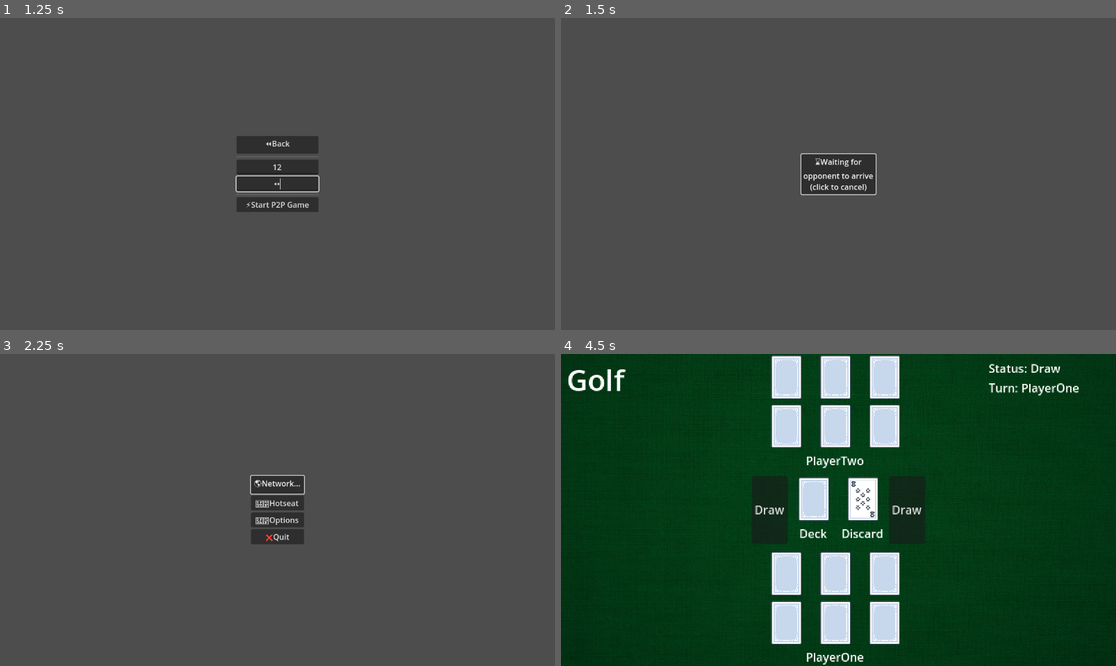
Above: before the commit, frames 1-4 (two rows, left to right).
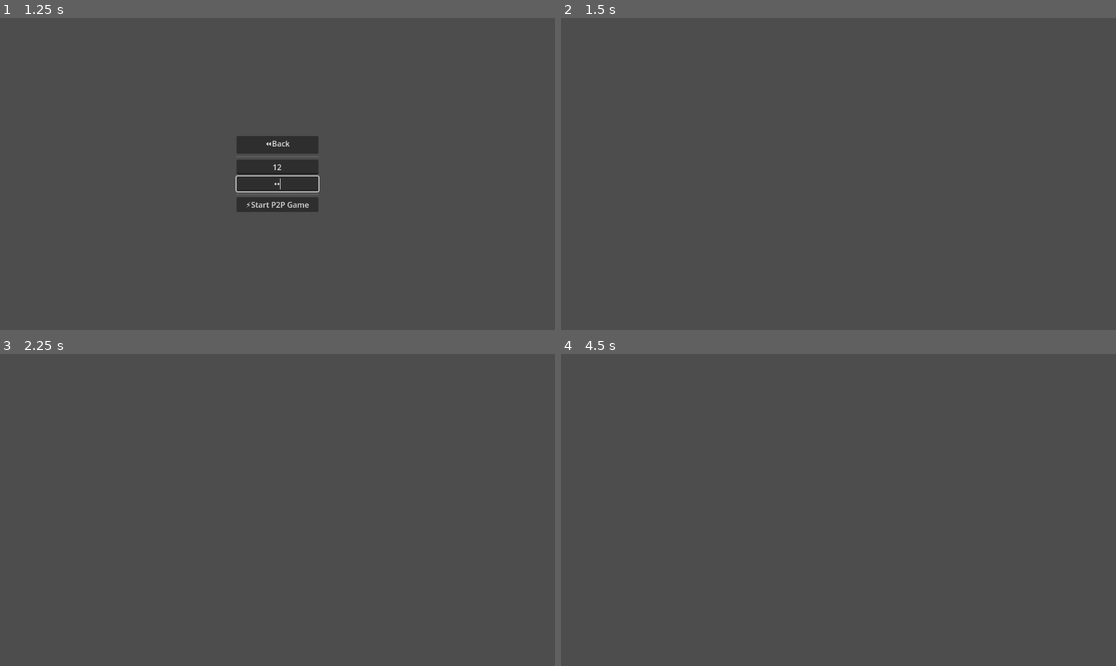
Above: after the commit, the same moments.

Repository: WonkyMic/golf_cards_godot
Game: Godot game, scene res://scenes/hosting_setup.tscn
Two runs of this game, one before a commit and one after it. Both use one fixed random seed, a clock stepped at 60 frames per second and the inputs below. This scene is started directly instead of the project's main scene.
Inputs (mouse positions are in pixels of both pictures, inside the frame that each line leads up to):
- Up to frame 1 (1.25 s): click (277, 167) at 0.52 s; type "12" at 0.6 s; click (277, 183) at 0.75 s; type "12" at 0.83 s
- Up to frame 2 (1.5 s): click "⚡Start P2P Game" at 1.25 s
- Up to frame 3 (2.25 s): click (277, 510) at 2 s, where only the run before the commit has a clickable "⌛Waiting for opponent to arri…"
- Up to frame 4 (4.5 s): click (838, 485) at 2.75 s, where only the run before the commit has a clickable "🌎Network..."; click (838, 466) at 3.5 s, where only the run before the commit has a clickable "🌎Network..."; click (838, 503) at 4.25 s, where only the run before the commit has a clickable "🖥️Hotseat"

Frame 1 is identical in both runs. In frame 2, 1.7% of the frame differs, in the area x 43-57%, y 43-57%; in frame 3, 1.8%; in frame 4, 100%, in the area x 0-100%, y 0-100%.

Commit message:
clean up hosting setup

Diff:
--- a/scenes/hosting_setup.gd
+++ b/scenes/hosting_setup.gd
@@ -10,7 +10,7 @@
 var back_button: Button
 var port_line: LineEdit
 var password_line: LineEdit
-var join_button: Button
+var host_button: Button
 
 
 # Called when the node enters the scene tree for the first time.
@@ -20,7 +20,7 @@
 	back_button = $GridContainer/BackButton
 	port_line = $GridContainer/PortLine
 	password_line = $GridContainer/PasswordLine
-	join_button = $GridContainer/JoinButton
+	host_button = $GridContainer/HostButton
 
 	# You can save bandwith by disabling server relay and peer notifications.
 	multiplayer.server_relay = false
@@ -42,20 +42,19 @@
 
 	# adjust join button
 	if has_bad_port:
-		join_button.disabled = true
-		join_button.text = "❌Invalid Port"
+		host_button.disabled = true
+		host_button.text = "❌Invalid Port"
 	else:
-		join_button.disabled = false
-		join_button.text = "⚡Start P2P Game"
+		host_button.disabled = false
+		host_button.text = "⚡Start P2P Game"
 
 
-func _on_join_button_pressed() -> void:
+func _on_host_button_pressed() -> void:
 	if port_line.text.length() == 0:
 		global.port = DEFAULT_PORT
 	else:
 		global.port = int(port_line.text)
 	global.password = password_line.text
-	global.is_server = true
 	get_tree().change_scene_to_file(game_scene)
 
 
--- a/scenes/hosting_setup.tscn
+++ b/scenes/hosting_setup.tscn
@@ -51,11 +51,11 @@
 layout_mode = 2
 size_flags_horizontal = 3
 
-[node name="JoinButton" type="Button" parent="GridContainer"]
+[node name="HostButton" type="Button" parent="GridContainer"]
 layout_mode = 2
 size_flags_horizontal = 3
 text = "⚡Start P2P Game"
 
 [connection signal="pressed" from="GridContainer/BackButton" to="." method="_on_back_button_pressed"]
 [connection signal="text_changed" from="GridContainer/PortLine" to="." method="_on_port_line_text_changed"]
-[connection signal="pressed" from="GridContainer/JoinButton" to="." method="_on_join_button_pressed"]
+[connection signal="pressed" from="GridContainer/HostButton" to="." method="_on_host_button_pressed"]
